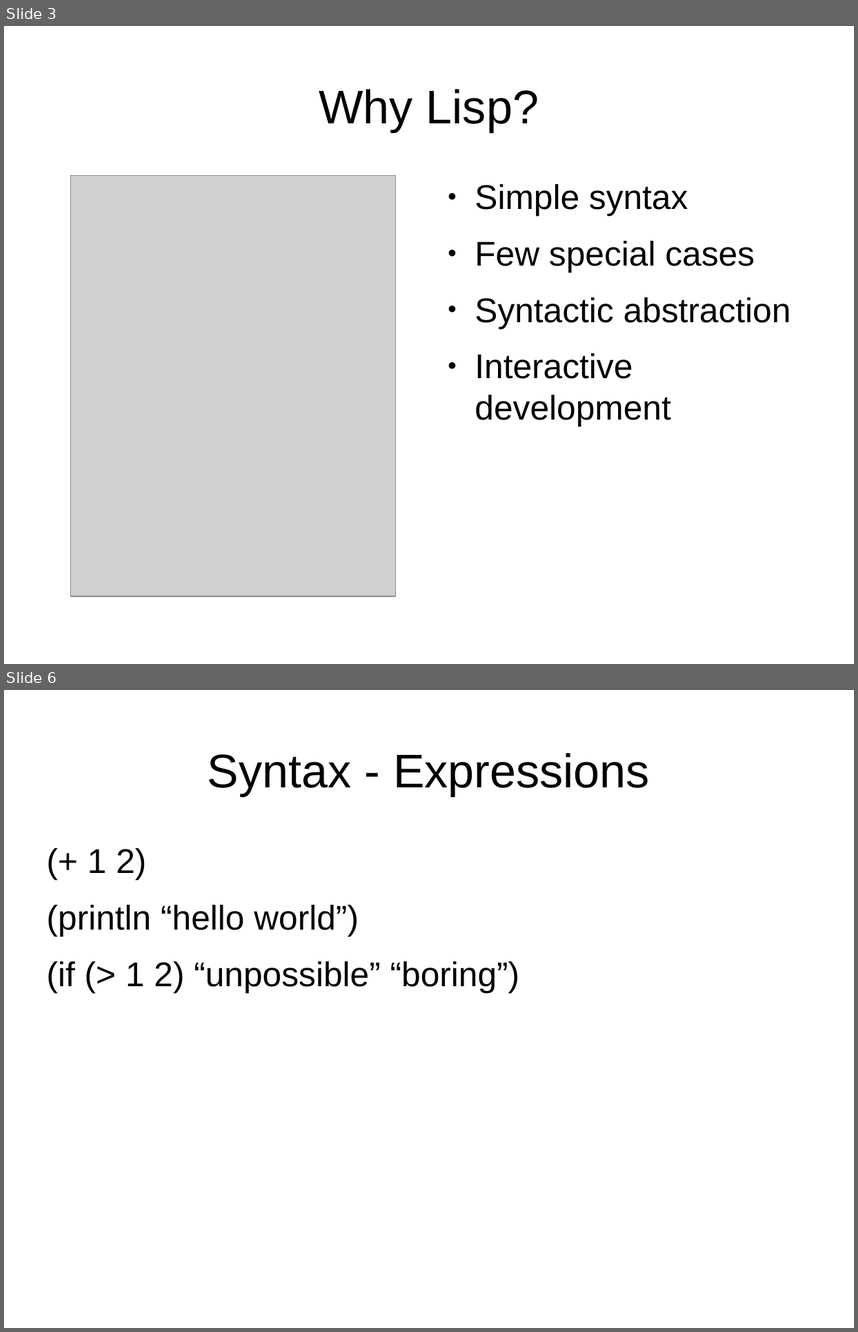
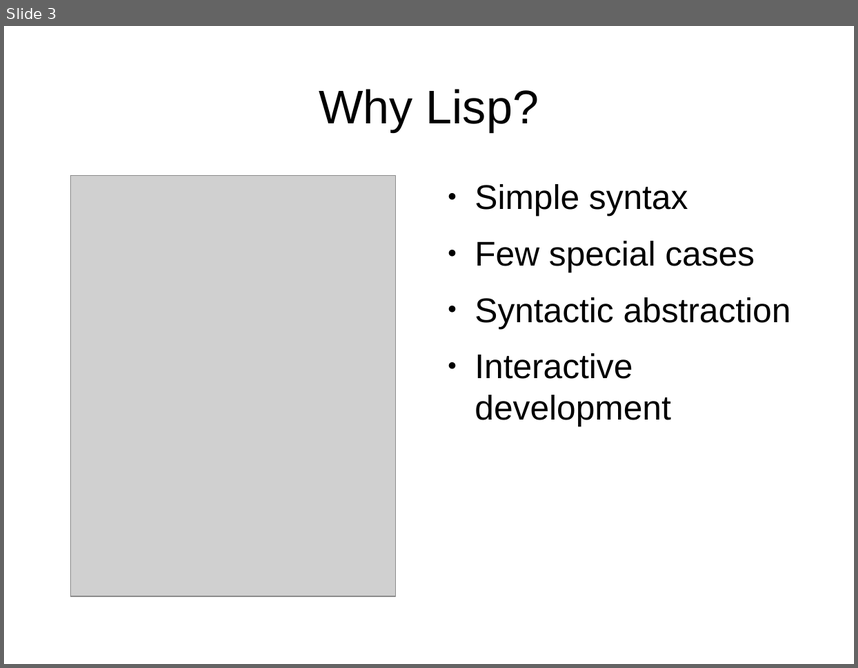
Before and after one commit to djwhitt/cposc2009, a slide deck: slides.odp. Shown one above the other, each under a label of ours: slides 3 and 6 before the commit, slide 3 after it; the slides between them are not shown. The pictures are 858x1332 and 858x668 pixels, drawn with LibreOffice and Linux fonts; fonts in the diff are those of the drawing; grey boxes stand for pictures. Boxes give left, top, right and bottom in pixels: in the first picture for what was removed or moved away, otherwise in the second. Text is boxed around its words. In the diff, an @@ line names an element or a change of style, - is before the commit and + after.

Commit message:
Remove syntax crap from slides

```diff
--- a/slides.odp
+++ b/slides.odp
@@ slide 6 removed at (x1=4, y1=690, x2=854, y2=1328), background #FFFFFF @@
@@ title removed at (x1=208, y1=753, x2=650, y2=796) @@
-Syntax - Expressions
@@ text removed at (x1=47, y1=848, x2=520, y2=992) @@
-(+ 1 2)
-(println “hello world”)
-(if (> 1 2) “unpossible” “boring”)
```
Also in this commit, not shown: 3 other slides removed.
